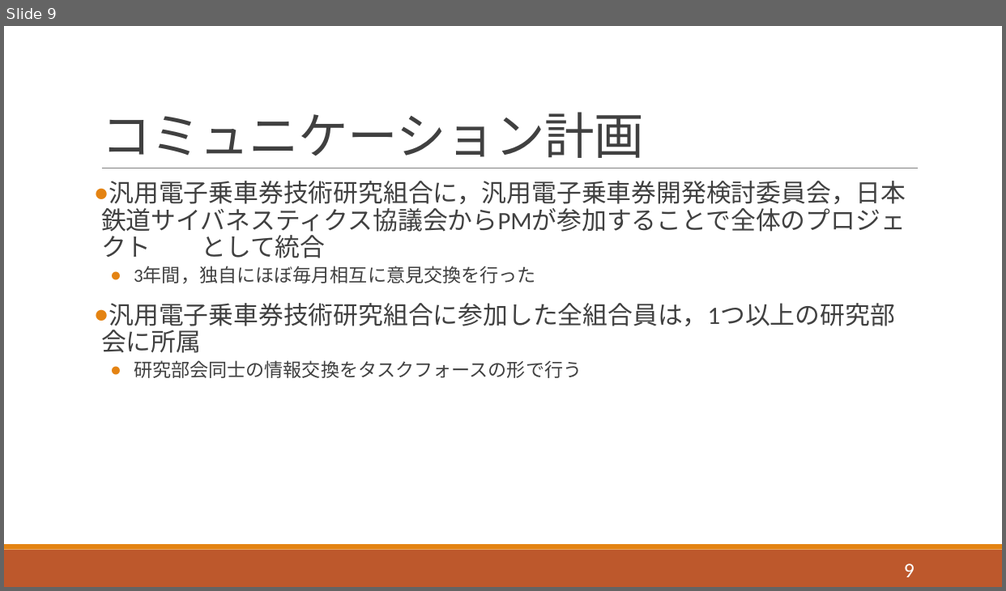
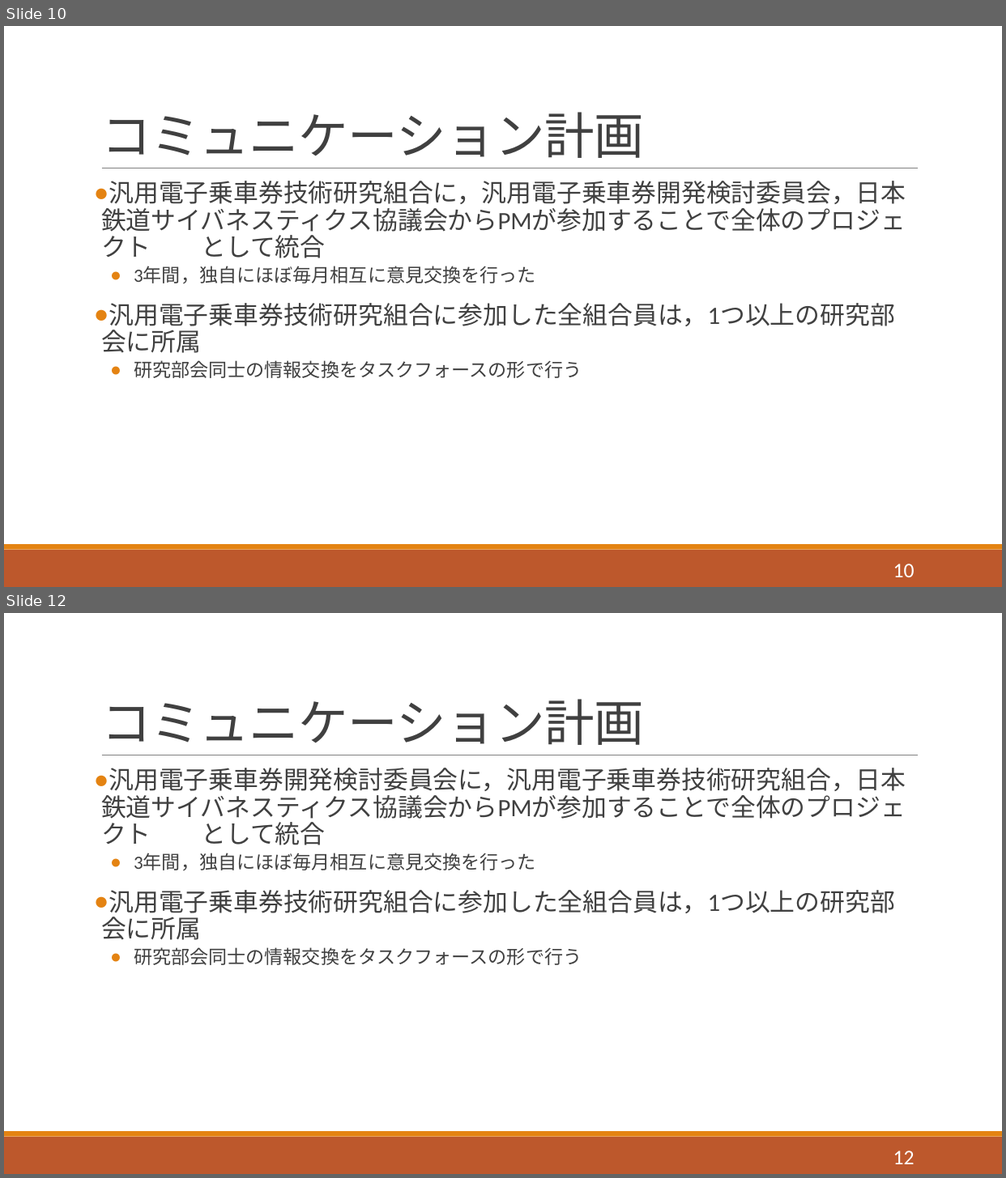
Before and after one commit to horiuchi-lab-teamA/horiuchi-lab-teamA-, a slide deck: ゼミ1/j04/1342082.pptx. Shown one above the other, each under a label of ours: slide 9 before the commit, slides 10 and 12 after it; the slides between them are not shown. The pictures are 1006x591 and 1006x1178 pixels, drawn with LibreOffice and Linux fonts; fonts in the diff are those of the drawing. Boxes give left, top, right and bottom in pixels: in the first picture for what was removed or moved away, otherwise in the second. Text is boxed around its words. In the diff, an @@ line names an element or a change of style, - is before the commit and + after.

Commit message:
ver24
計画書
ｗｂｓ
ガンチャ

```diff
--- a/ゼミ1/j04/1342082.pptx
+++ b/ゼミ1/j04/1342082.pptx
@@ slide 12 added at [4, 613, 1002, 1174], background #FFFFFF; not listed: 3 template elements that a slide beside it also shows @@
@@ title added at [101, 699, 644, 745], 48 pt, text #404040 @@
+コミュニケーション計画
@@ text added at [101, 768, 906, 965], 24 pt, text #404040 @@
+● 汎用電子乗車券開発検討委員会に，汎用電子乗車券技術研究組合，日本鉄道サイバネスティクス協議会からPMが参加することで全体のプロジェクト として統合
+  ● 3年間，独自にほぼ毎月相互に意見交換を行った
+● 汎用電子乗車券技術研究組合に参加した全組合員は，1つ以上の研究部会に所属
+  ● 研究部会同士の情報交換をタスクフォースの形で行う
@@ page number added at [893, 1151, 914, 1165], 20 pt, text #FFFFFF @@
+12
@@ what was slide 9 is now slide 10 @@
@@ page number at [893, 564, 914, 578]: text changed @@
-9
+10
```
Also in this commit, not shown: 2 slides changed, 2 other slides added, 7 other files.
